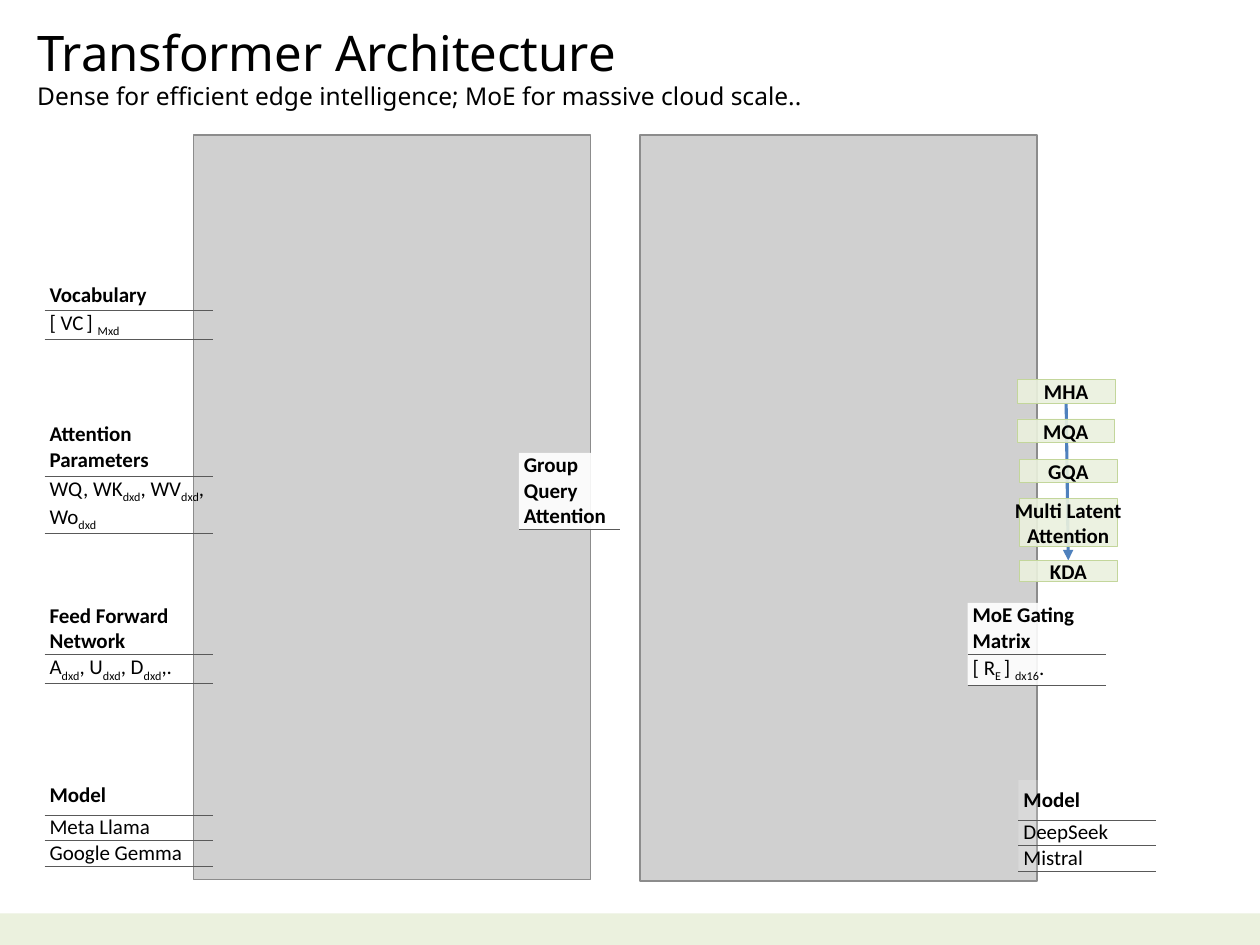
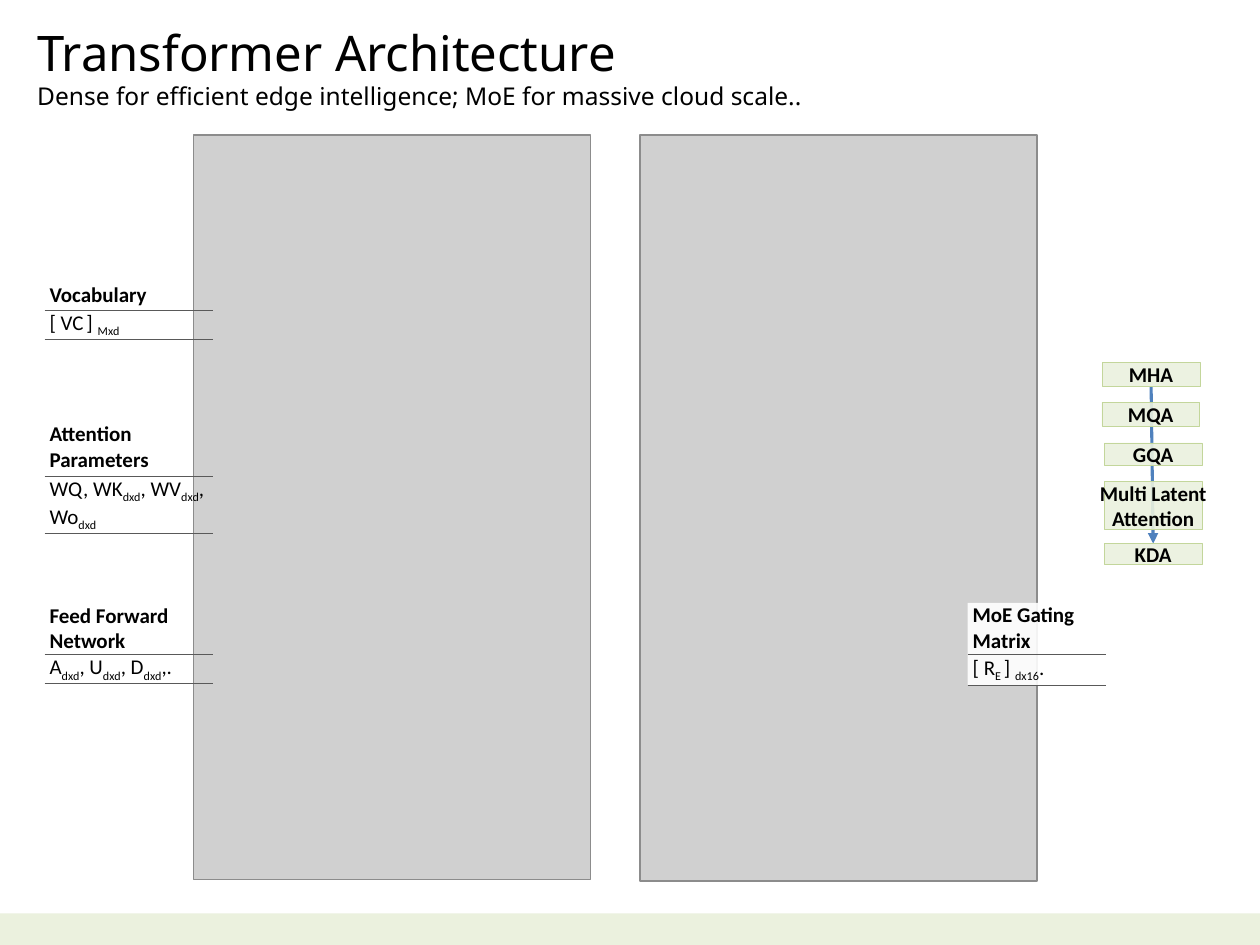
Before and after one commit to navibator/crazy-ai, a slide deck: slide 9 of ai-gemma.pptx (slide 7 before the commit). Drawn at 1260x945 pixels with LibreOffice and Linux fonts; fonts in the diff are those of the drawing; grey boxes stand for pictures. Boxes give left, top, right and bottom in pixels: in the first picture for what was removed or moved away, otherwise in the second. Text is boxed around its words. In the diff, an @@ line names an element or a change of style, - is before the commit and + after.

Commit message:
gemma

```diff
--- a/ai-gemma.pptx
+++ b/ai-gemma.pptx
@@ 3 rectangles, 1 arrow: place and size @@
-3 rectangles, 1 arrow at (1017,379,1116,561)
+3 rectangles, 1 arrow at (1102,363,1202,543)
@@ rectangle "GQA": place and size @@
-rectangle "GQA" at (1019,460,1116,483)
+rectangle "GQA" at (1105,442,1202,465)
@@ table removed at (519,452,620,534), 1 rows, 1 columns @@
-Group / Query / Attention
@@ rectangle "KDA": place and size @@
-rectangle "KDA" at (1019,561,1116,581)
+rectangle "KDA" at (1105,543,1202,563)
@@ table removed at (44,775,213,871), 3 rows, 1 columns @@
-Model
-Meta Llama
-Google Gemma
@@ table removed at (1018,780,1155,875), 3 rows, 1 columns @@
-Model
-DeepSeek
-Mistral
```
Also in this commit, not shown: 5 other slides changed, 2 slides added, 3 slides removed.
